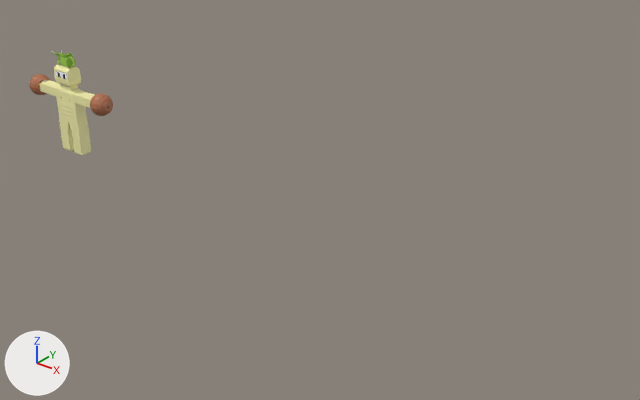
The Blender file models/units/Palm Defender/Palm_Defender.blend, before and after one commit.
Rendered twice from a camera (50 mm lens) standing at (15.58, -10.86, 7.6) and looking at (6.16, 0.91, 0.3). The lights are fixed; the arrows at lower left show +X, +Y and +Z. The older version comes first.

Names of what the first picture shows: 'SwingusPalmus'.
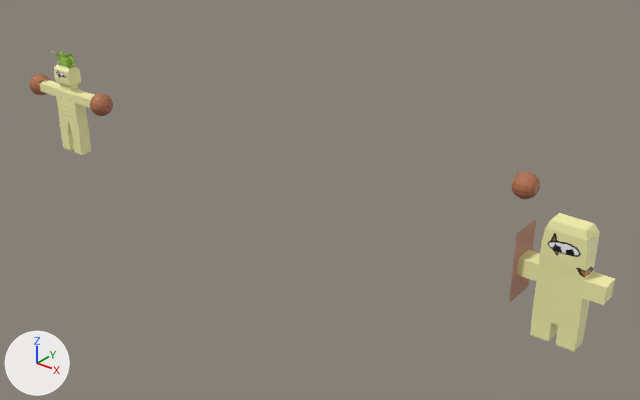
The newer file is also turned or shifted as a whole; pictures and numbers use the older file's frame.

Diff of the bpy script that builds the scene:
```diff
--- a/models/units/Palm Defender/Palm_Defender.blend.py
+++ b/models/units/Palm Defender/Palm_Defender.blend.py
@@ img_scar_png @@
+img_scar_png = load_image('scar.png', 'scar.png', 100, 40, 'sRGB')
@@ mat_scar @@
+mat_scar = principled_material('Scar')
+mat_scar.texture = img_scar_png
@@ me_plane_005 @@
+me_plane_005.from_pydata(...)  # 277 vertices, 270 faces; spans x -1.84..0.66, y -0.45..2.12, z 0.0..1.97
+# faces by material slot: [266, 2, 2]
+me_plane_005.materials.append(mat_basepalette)  # picture img_base_palette_png
+me_plane_005.materials.append(mat_face)  # picture img_face_png_001
+me_plane_005.materials.append(mat_scar)  # picture img_scar_png
@@ ob_plane @@
+ob_plane = bpy.data.objects.new('Plane', me_plane_005)
+ob_plane.location = (11.47, 0.0, 0.0)
```

Pixel boxes (x1, y1, x2, y2) of what changed, in the pictures (640 x 400 px):
'Plane', added (beige): after (509, 171, 615, 352)
    faces in mat_basepalette (picture img_base_palette_png): (509, 171, 615, 352)
    faces in mat_face (picture img_face_png_001): (540, 227, 587, 269)
    faces in mat_scar (picture img_scar_png): (575, 260, 595, 280)
